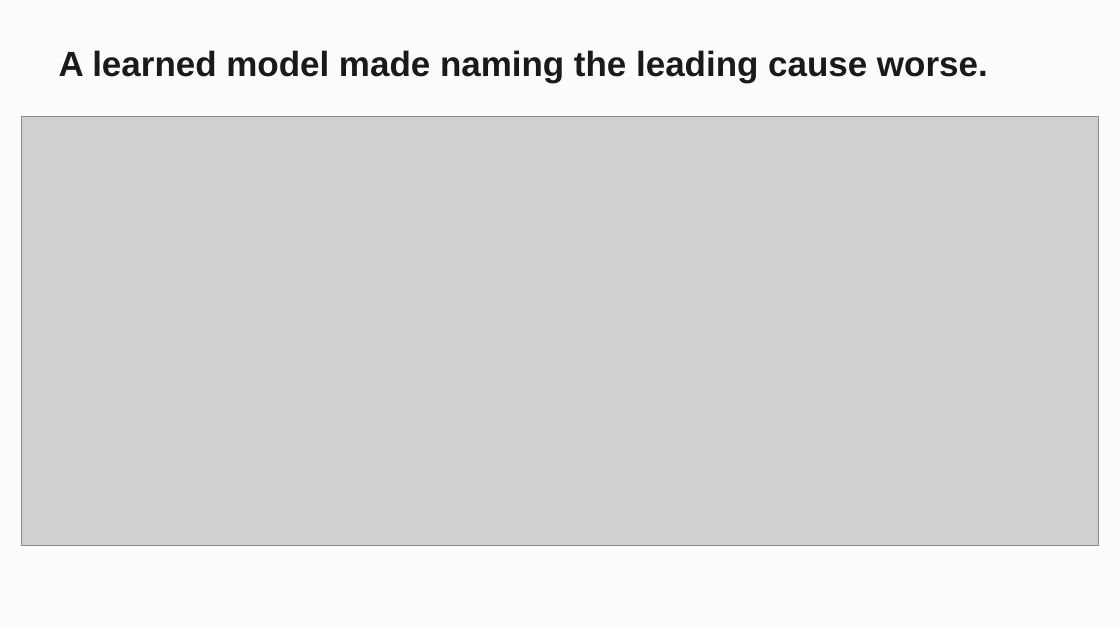
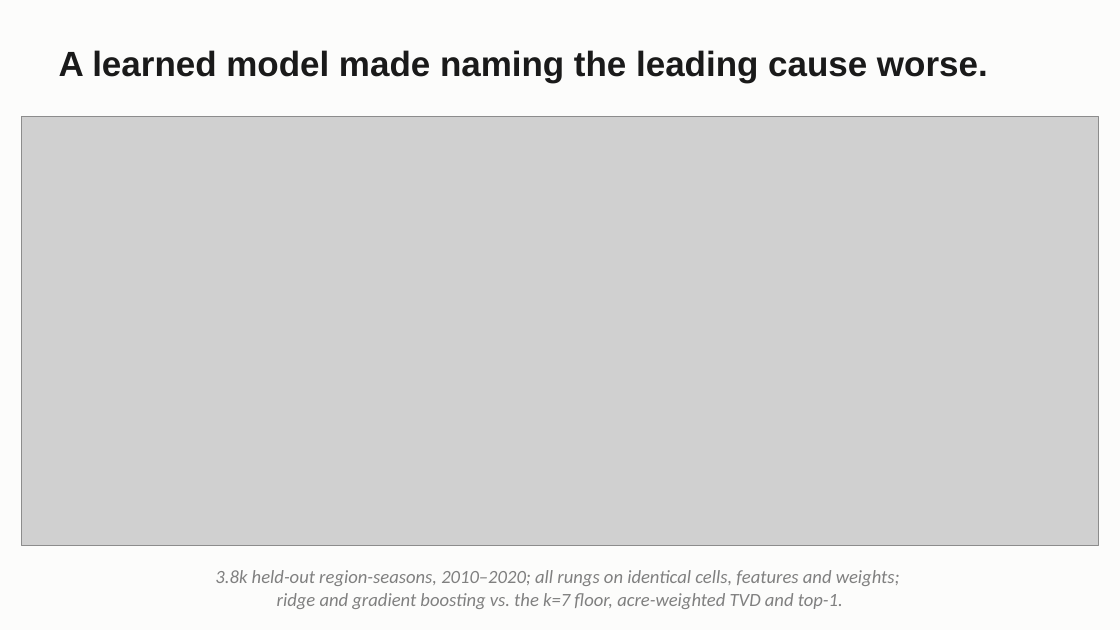
Before and after one commit to craig-rudman/MSDS696, a slide deck: slide 6 of coursework/W7/MSDS696_W7_Deck.pptx. Drawn at 1120x630 pixels with LibreOffice and Linux fonts; fonts in the diff are those of the drawing; grey boxes stand for pictures. Boxes give left, top, right and bottom in pixels: in the first picture for what was removed or moved away, otherwise in the second. Text is boxed around its words. In the diff, an @@ line names an element or a change of style, - is before the commit and + after.

```diff
--- a/coursework/W7/MSDS696_W7_Deck.pptx
+++ b/coursework/W7/MSDS696_W7_Deck.pptx
@@ text added at box(215, 570, 900, 609), 16 pt, text #808080, italic @@
+3.8k held-out region-seasons, 2010–2020; all rungs on identical cells, features and weights;
+ridge and gradient boosting vs. the k=7 floor, acre-weighted TVD and top-1.
```
Also in this commit, not shown: 15 other slides changed, 1 other file.
